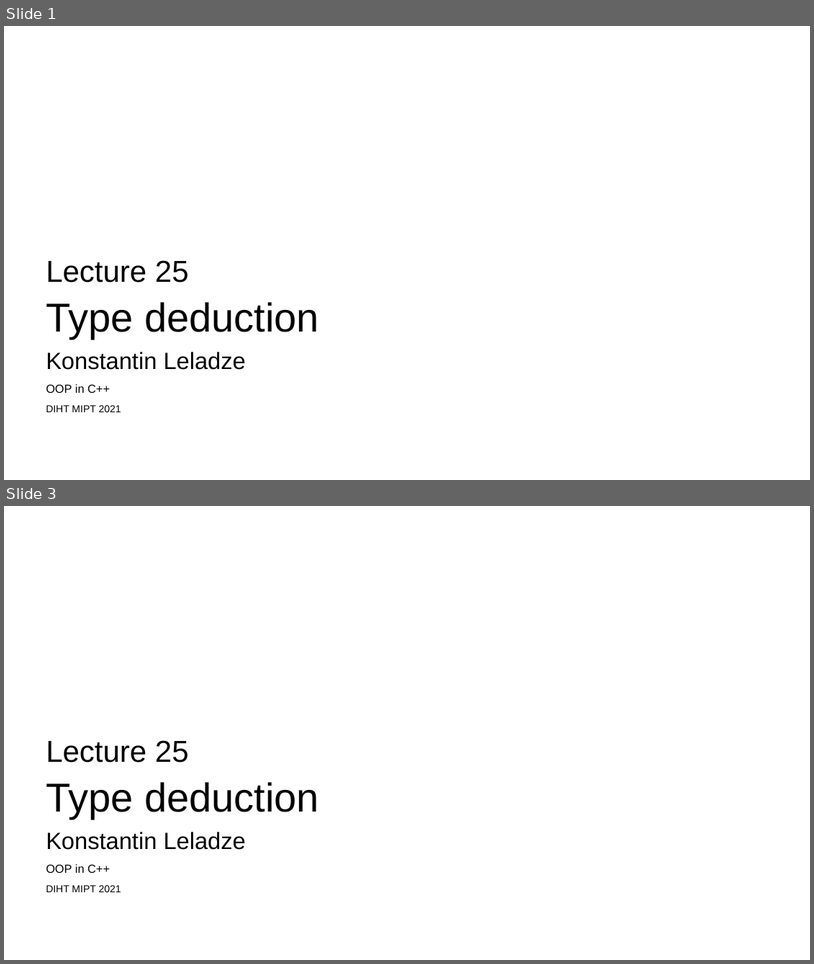
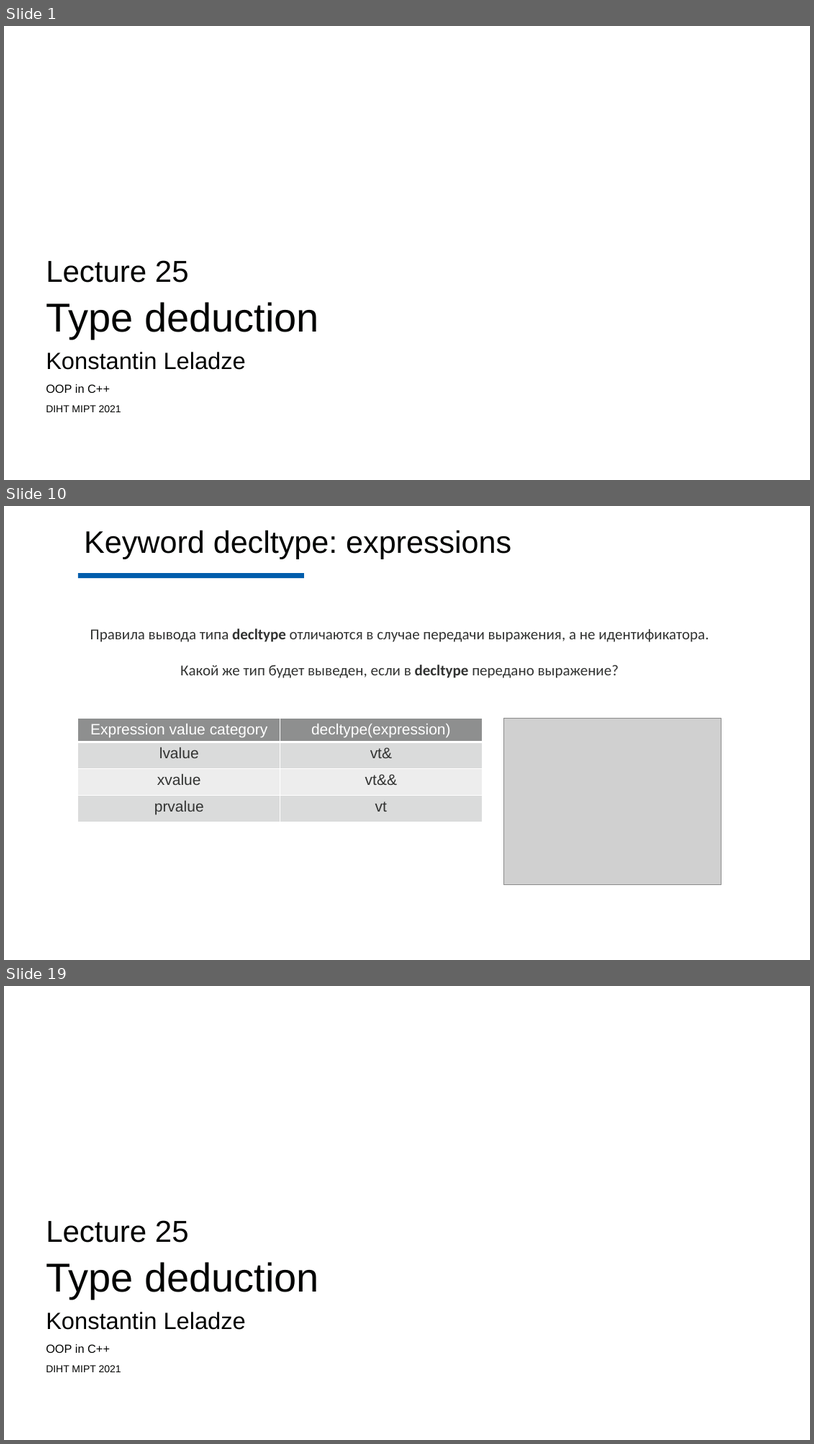
Before and after one commit to Costello1329/cpp-mipt-2021, a slide deck: lectures/lecture-25/draft.pptx. Shown one above the other, each under a label of ours: slides 1 and 3 before the commit, slides 1, 10 and 19 after it; the slides between them are not shown. The pictures are 814x964 and 814x1444 pixels, drawn with LibreOffice and Linux fonts; fonts in the diff are those of the drawing; grey boxes stand for pictures; background and template pictures are left out. Boxes give left, top, right and bottom in pixels: in the first picture for what was removed or moved away, otherwise in the second. Text is boxed around its words. In the diff, an @@ line names an element or a change of style, - is before the commit and + after.

```diff
--- a/lectures/lecture-25/draft.pptx
+++ b/lectures/lecture-25/draft.pptx
@@ slide 10 added at (x1=4, y1=506, x2=810, y2=960), background #FEFEFE @@
@@ text added at (x1=84, y1=530, x2=512, y2=559), 37 pt, text #020302 @@
+Keyword decltype: expressions
@@ line added from (78, 576) to (304, 576), #015DAC 6 pt @@
@@ text added at (x1=90, y1=628, x2=709, y2=678), 18 pt, text #323332 @@
+Правила вывода типа decltype отличаются в случае передачи выражения, а не идентификатора.
+Какой же тип будет выведен, если в decltype передано выражение?
@@ table added at (x1=78, y1=718, x2=483, y2=822), 4 rows, 2 columns @@
+Expression value category | decltype(expression)
+lvalue | vt&
+xvalue | vt&&
+prvalue | vt
@@ picture added at (x1=504, y1=718, x2=721, y2=884) @@
@@ what was slide 3 is now slide 19 @@
```
Also in this commit, not shown: 16 other slides added, 1 slide removed.
